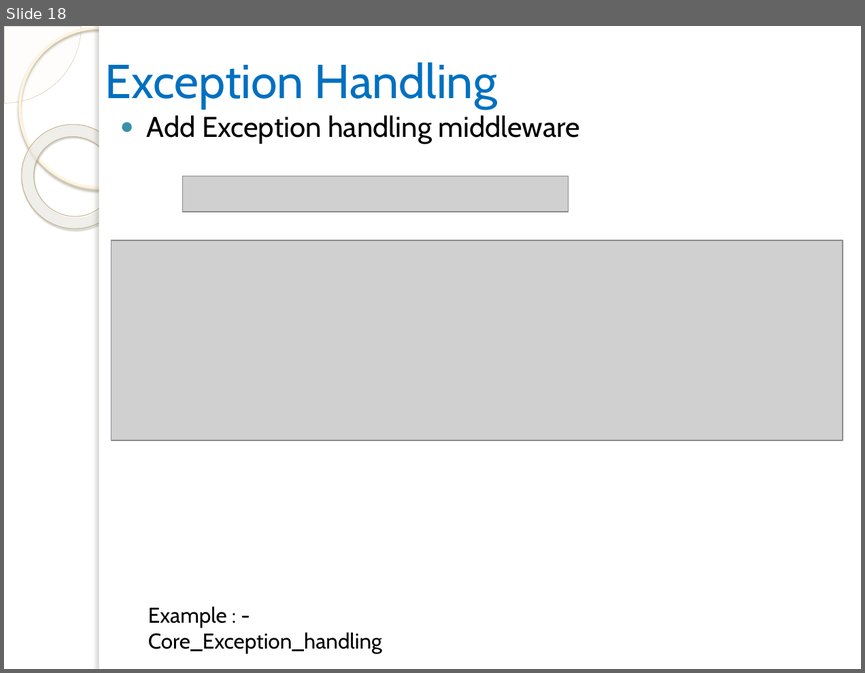
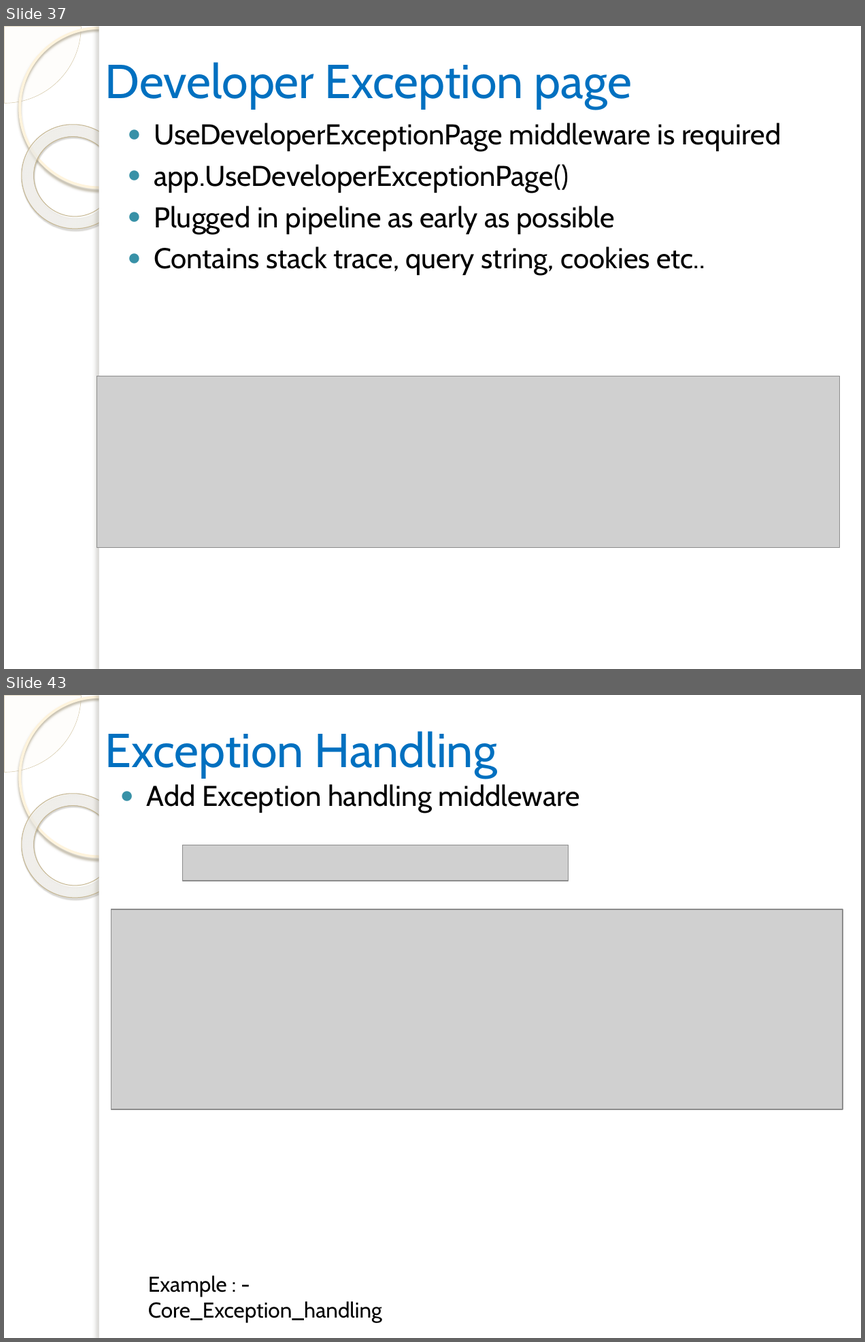
Before and after one commit to vgyureka/DotNetBig, a slide deck: CORE.pptx. Shown one above the other, each under a label of ours: slide 18 before the commit, slides 37 and 43 after it; the slides between them are not shown. The pictures are 865x673 and 865x1342 pixels, drawn with LibreOffice and Linux fonts; fonts in the diff are those of the drawing; grey boxes stand for pictures; background and template pictures are left out. Boxes give left, top, right and bottom in pixels: in the first picture for what was removed or moved away, otherwise in the second. Text is boxed around its words. In the diff, an @@ line names an element or a change of style, - is before the commit and + after.

```diff
--- a/CORE.pptx
+++ b/CORE.pptx
@@ slide 37 added at bbox=[4, 26, 861, 669], background picture (left out); not listed: 5 template elements that a slide beside it also shows @@
@@ title added at bbox=[105, 62, 632, 109], 40 pt, text #0070C0 @@
+Developer Exception page
@@ text added at bbox=[154, 123, 781, 275], 24 pt, text #000000 @@
+● UseDeveloperExceptionPage middleware is required
+● app.UseDeveloperExceptionPage()
+● Plugged in pipeline as early as possible
+● Contains stack trace, query string, cookies etc..
@@ picture added at bbox=[96, 376, 839, 547] @@
@@ what was slide 18 is now slide 43 @@
```
Also in this commit, not shown: 3 slides changed, 26 other slides added, 2 slides removed.
